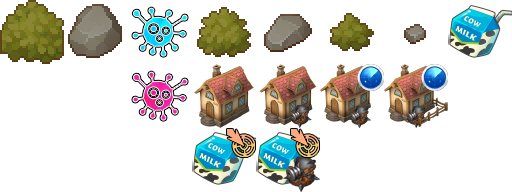
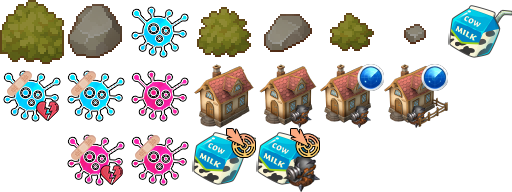
Two versions of the same layered image (512px x 192px). Layer-by-layer changes:
added group "BacteriaPinkCriticalDamaged" with 5 layers above "BacteriaPinkSemiDamaged" over [3,70,189,186]
added layer "Color Fill 1" (3rd of 8, in "BacteriaPinkCriticalDamaged") (hard light) in group "BacteriaPinkCriticalDamaged" over [3,70,189,186]
added layer "Layer 3" (1st of 6, in "BacteriaPinkCriticalDamaged") (40%) in group "BacteriaPinkCriticalDamaged" over [67,134,159,186]
added layer "Layer 2" (1st of 6, in "BacteriaPinkCriticalDamaged") in group "BacteriaPinkCriticalDamaged" over [68,135,124,185]
added group "BacteriaPinkSemiDamaged" with 4 layers above "BacteriaPink" over [3,70,189,186]
added layer "Color Fill 1" (4th of 8, in "BacteriaPinkSemiDamaged") (hard light) in group "BacteriaPinkSemiDamaged" over [3,70,189,186]
added layer "Layer 3" (2nd of 6, in "BacteriaPinkSemiDamaged") (40%) in group "BacteriaPinkSemiDamaged" over [109,134,189,186]
added layer "Layer 2" (2nd of 6, in "BacteriaPinkSemiDamaged") in group "BacteriaPinkSemiDamaged" over [132,135,188,185]
added group "BacteriaBlueCriticalDamaged" with 5 layers above "BacteriaBlueSemiDamaged" over [3,70,189,186]
added layer "Color Fill 1" (6th of 8, in "BacteriaBlueCriticalDamaged") (hard light) in group "BacteriaBlueCriticalDamaged" over [3,70,189,186]
added layer "Layer 3" (4th of 6, in "BacteriaBlueCriticalDamaged") (40%) in group "BacteriaBlueCriticalDamaged" over [3,70,95,122]
added layer "Layer 2" (4th of 6, in "BacteriaBlueCriticalDamaged") in group "BacteriaBlueCriticalDamaged" over [4,71,60,121]
added group "BacteriaBlueSemiDamaged" with 4 layers above "BacteriaBlue" over [3,70,189,186]
added layer "Color Fill 1" (7th of 8, in "BacteriaBlueSemiDamaged") (hard light) in group "BacteriaBlueSemiDamaged" over [3,70,189,186]
added layer "Layer 3" (5th of 6, in "BacteriaBlueSemiDamaged") (40%) in group "BacteriaBlueSemiDamaged" over [45,70,125,122]
…and 7 more changes (7 added)
